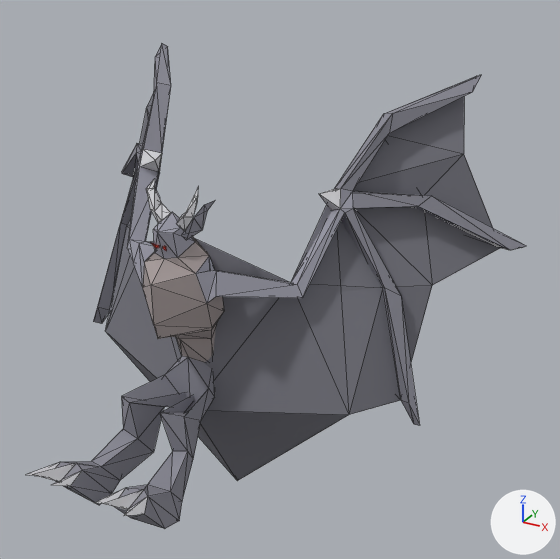
Before and after pictures for a commit that changed the glTF model public/assets/enemies-gltf/gargoyle.gltf.
Before and after are seen from a camera (50 mm lens) standing at (201.0, -296.0, 361.0) and looking at (23.0, 27.0, 200.0). Every picture has the same lights, and +X, +Y and +Z are marked at lower right. The first picture is the older version. Both versions are drawn at full value of the shape key 'target_16' of 'Mesh_0'; the numbers are the values there. Mesh edges are drawn as thin lines. Vertices at exactly the same position are counted once.
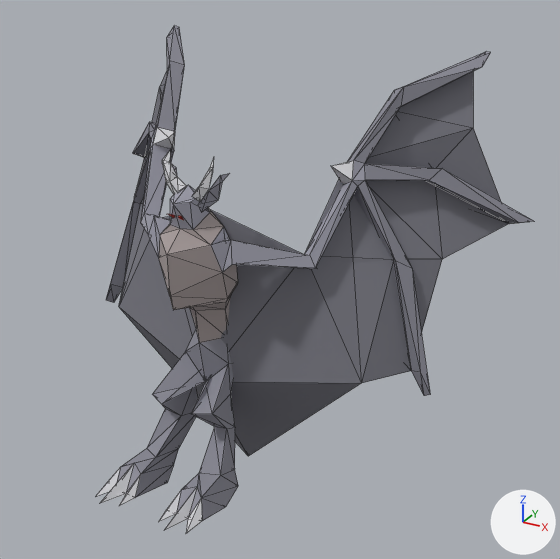
Where the change shows, as pixel boxes [x1, y1, x2, y2] in the pictures (560 x 559 px; the box of a moved part takes in the faces that stretch with it):
'Mesh_0', reshaped (12% narrower): before [26, 44, 526, 529]; after [95, 25, 533, 533]
part 1 of me_mesh_0, moved or reshaped: before [183, 200, 215, 240]; after [199, 173, 229, 213]
part 2 of me_mesh_0, moved or reshaped: before [146, 179, 171, 223]; after [162, 151, 186, 195]
part 3 of me_mesh_0, moved or reshaped: before [176, 187, 198, 232]; after [192, 156, 214, 202]
part 4 of me_mesh_0, moved or reshaped: before [26, 44, 526, 529]; after [95, 25, 533, 533]

Patch to the scene script:
```diff
--- a/public/assets/enemies-gltf/gargoyle.gltf.py
+++ b/public/assets/enemies-gltf/gargoyle.gltf.py
@@ me_mesh_0 @@
 # used by ob_mesh_0; location = (0.0, 0.0, 0.0)
-me_mesh_0.from_pydata(...)  # 246 vertices, 481 faces; spans x -139.0..132.0, y -109.0..109.0, z 65.0..302.0
+me_mesh_0.from_pydata(...)  # 246 vertices, 481 faces; spans x -139.0..132.0, y -72.0..122.0, z 74.0..311.0
+# me_mesh_0 part 1: the loose piece of 7 vertices spanning x 2.0..13.0, y -27.0..-15.0, z 235.0..253.0 is moved by (0.0, 13.0, 10.0)
+# me_mesh_0 part 2: the loose piece of 10 vertices spanning x -17.0..-6.0, y -29.0..-22.0, z 240.0..261.0 is moved by (0.0, 13.0, 10.0)
+# me_mesh_0 part 3: the loose piece of 10 vertices spanning x 0.0..11.0, y -29.0..-22.0, z 240.0..261.0 is moved by (0.0, 13.0, 10.0)
+# me_mesh_0 part 4: 201 of 246 vertices moved; they spanned x -139.0..132.0, y -109.0..109.0, z 65.0..302.0 and now span x -139.0..132.0, y -72.0..122.0, z 74.0..311.0; mean shift (0.0, 20.0, 2.0); largest move (24.0, -106.0, 146.0) -> (24.0, -66.0, 105.0)
+# other edits to the shape of me_mesh_0 do not show in these pictures
 me_mesh_0.materials.append(mat_material_0)
```
